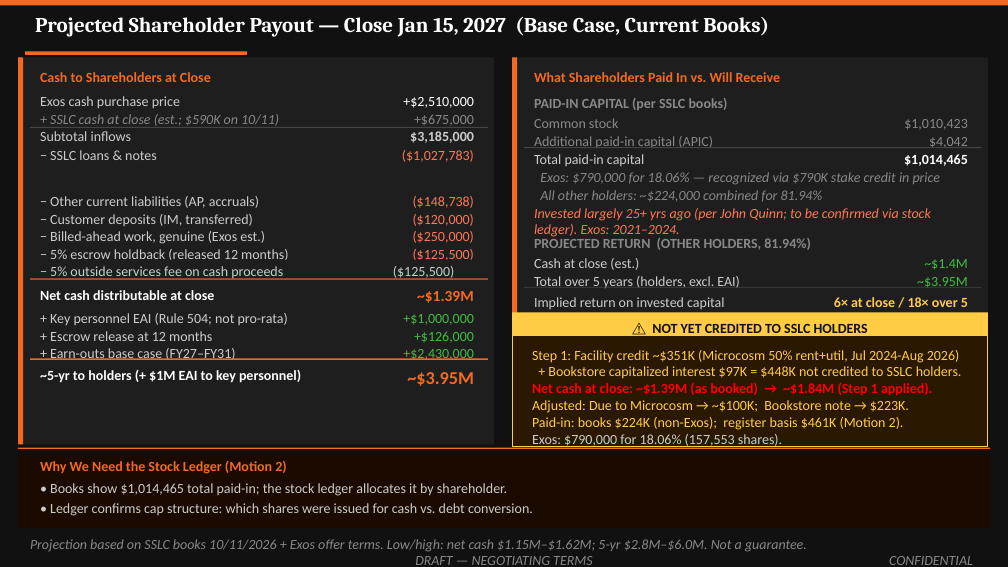
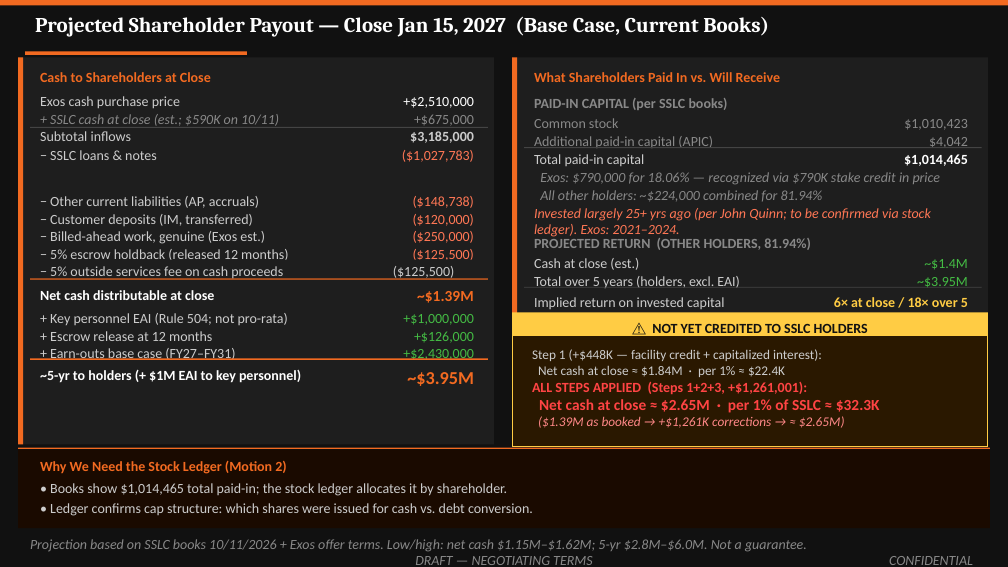
Before and after one commit to ExosAerospace/workspace, a slide deck: slide 15 of drafts/Exos_SSLC_Board_Offer_Overview_2026-10-12_r5.pptx. Drawn at 1008x567 pixels with LibreOffice and Linux fonts; fonts in the diff are those of the drawing. Boxes give left, top, right and bottom in pixels: in the first picture for what was removed or moved away, otherwise in the second. Text is boxed around its words. In the diff, an @@ line names an element or a change of style, - is before the commit and + after.

Commit message:
SSLC r5 addendum: amber box all-steps, motion 5 style, path-to-close §3 wording

```diff
--- a/drafts/Exos_SSLC_Board_Offer_Overview_2026-10-12_r5.pptx
+++ b/drafts/Exos_SSLC_Board_Offer_Overview_2026-10-12_r5.pptx
@@ text at <box>532,349,880,428</box>: text changed; size 10 to 9.5 pt; text colour #FFCC44 to #CCCCCC @@
-Step 1: Facility credit ~$351K (Microcosm 50% rent+util, Jul 2024-Aug 2026)
-+ Bookstore capitalized interest $97K = $448K not credited to SSLC holders.
-Net cash at close: ~$1.39M (as booked) → ~$1.84M (Step 1 applied).
-Adjusted: Due to Microcosm → ~$100K; Bookstore note → $223K.
-Paid-in: books $224K (non-Exos); register basis $461K (Motion 2).
-Exos: $790,000 for 18.06% (157,553 shares).
+Step 1 (+$448K — facility credit + capitalized interest):
+Net cash at close ≈ $1.84M · per 1% ≈ $22.4K
+ALL STEPS APPLIED (Steps 1+2+3, +$1,261,001):
+Net cash at close ≈ $2.65M · per 1% of SSLC ≈ $32.3K
+($1.39M as booked → +$1,261K corrections → ≈ $2.65M)
```
Also in this commit, not shown: 2 other slides changed, 2 other files.
